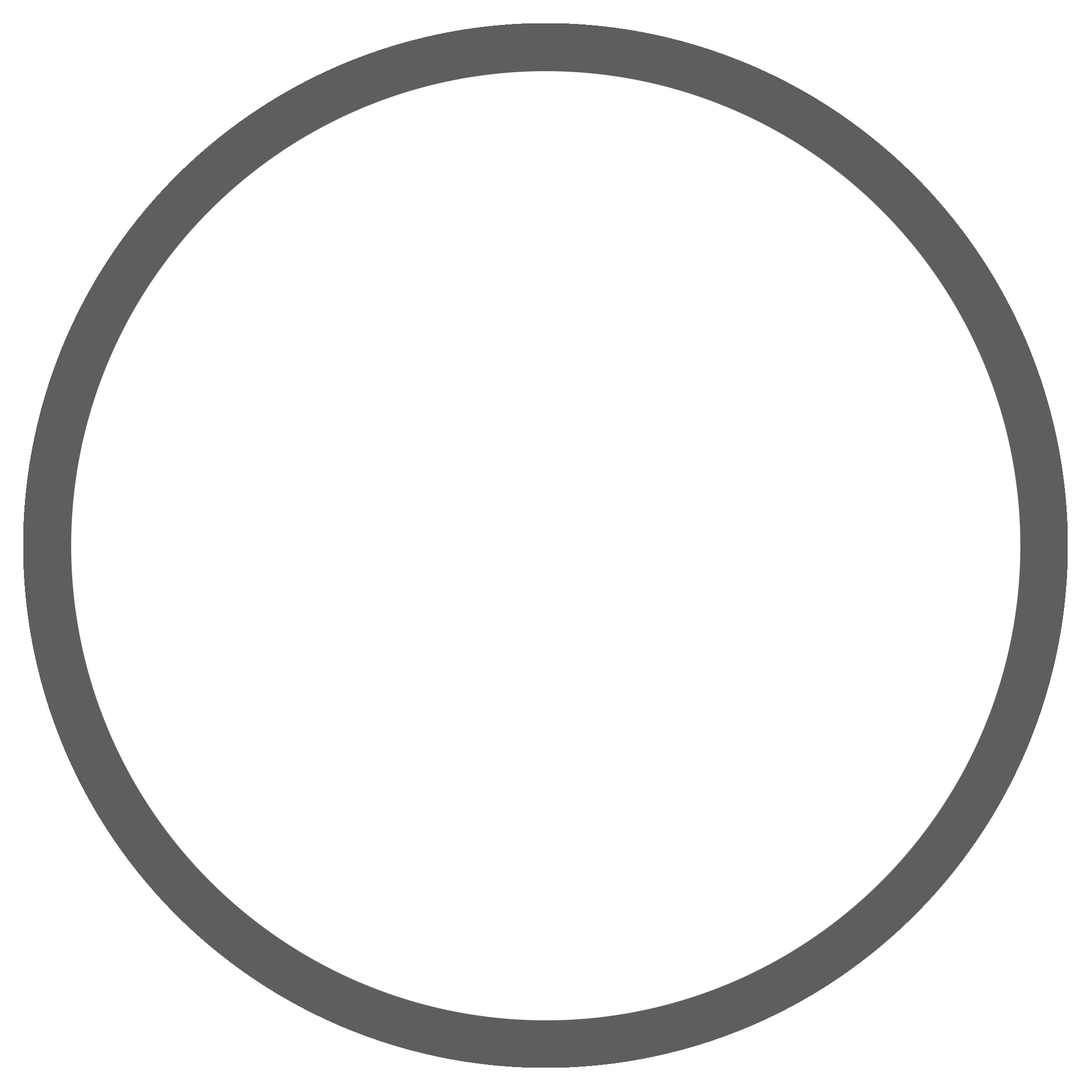
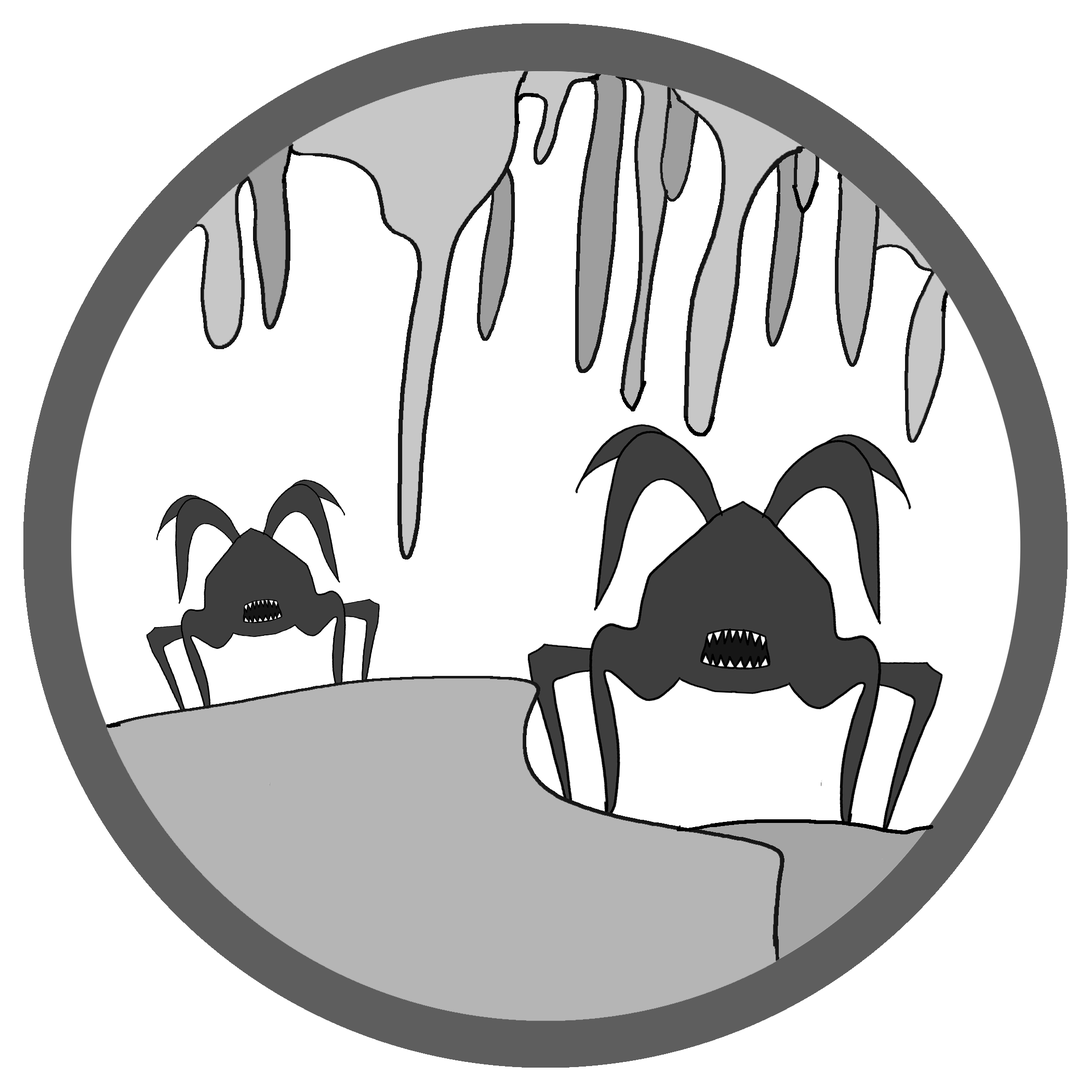
Comparing the layer stacks of the two 1091 x 1091 images. Changes:
painted on "Layer 1" over (106, 70, 950, 1022)
added layer "Layer 3" above "Layer 2" over (146, 479, 381, 727)
added layer "Layer 2" above "Background" over (527, 424, 944, 841)
